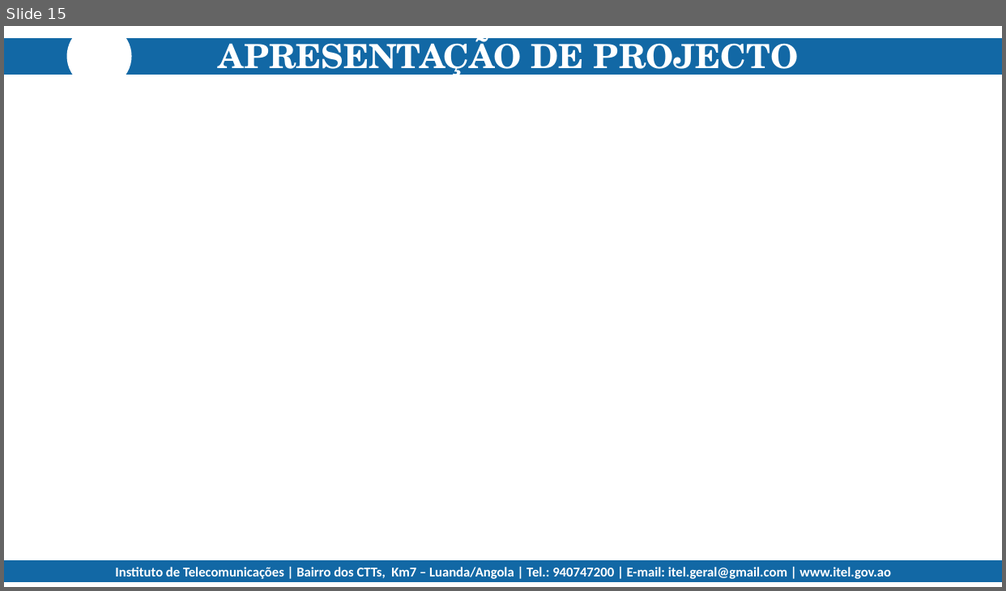
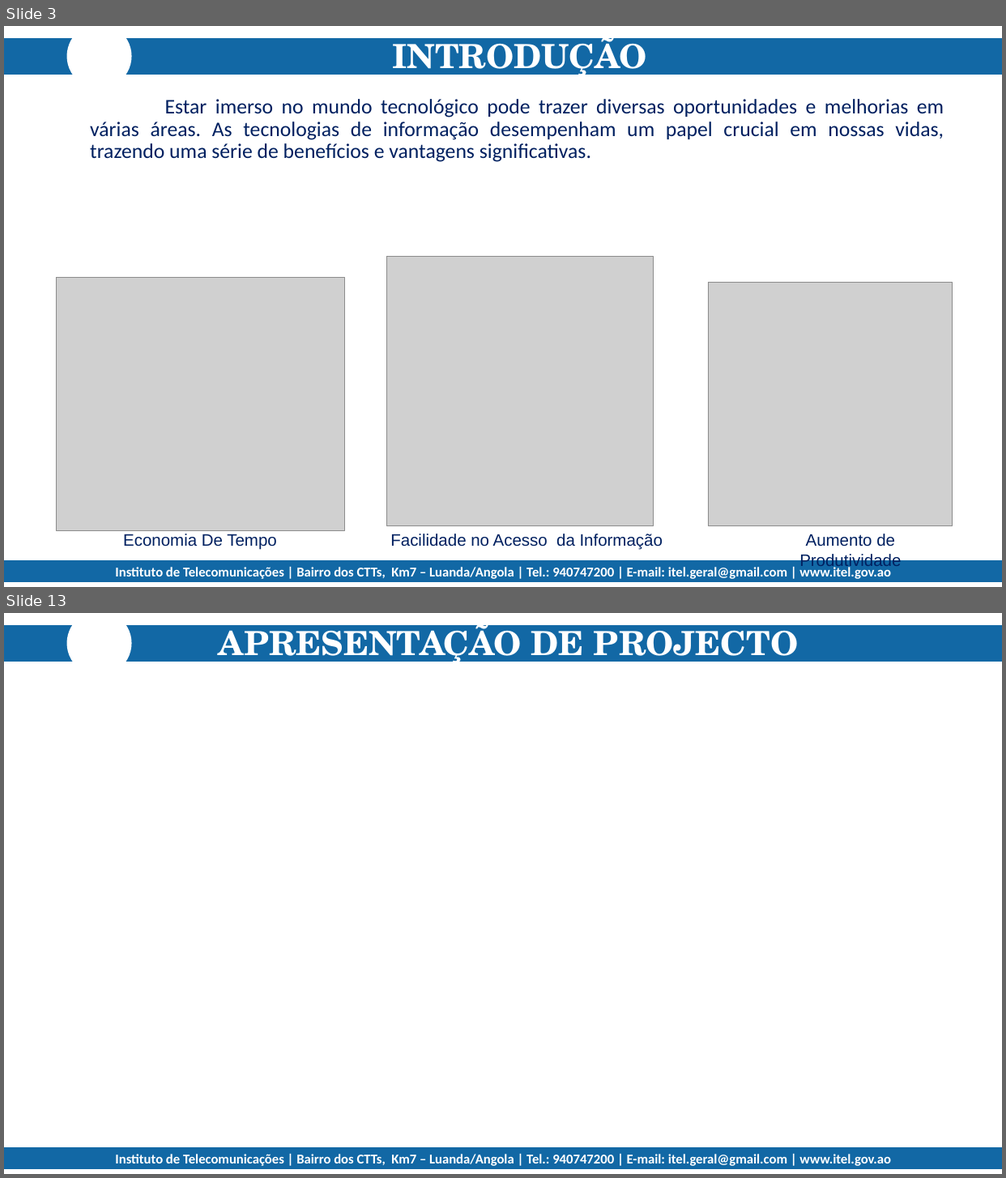
Before and after one commit to mariocosta2021/Jobs-PAP-2023-, a slide deck: _documentos/APRESENTAÇÃO DO PROJECTO.pptx. Shown one above the other, each under a label of ours: slide 15 before the commit, slides 3 and 13 after it; the slides between them are not shown. The pictures are 1006x591 and 1006x1178 pixels, drawn with LibreOffice and Linux fonts; fonts in the diff are those of the drawing; grey boxes stand for pictures; background and template pictures are left out. Boxes give left, top, right and bottom in pixels: in the first picture for what was removed or moved away, otherwise in the second. Text is boxed around its words. In the diff, an @@ line names an element or a change of style, - is before the commit and + after.

```diff
--- a/_documentos/APRESENTAÇÃO DO PROJECTO.pptx
+++ b/_documentos/APRESENTAÇÃO DO PROJECTO.pptx
@@ slide 3 added at [4, 26, 1002, 587], background #FFFFFF; not listed: 4 template elements that a slide beside it also shows @@
@@ subtitle added at [393, 35, 647, 79], 32 pt, text #FFFFFF, bold @@
+INTRODUÇÃO
@@ text added at [90, 99, 944, 162], 20 pt, text #002060 @@
+Estar imerso no mundo tecnológico pode trazer diversas oportunidades e melhorias em várias áreas. As tecnologias de informação desempenham um papel crucial em nossas vidas, trazendo uma série de benefícios e vantagens significativas.
@@ picture added at [386, 257, 653, 527] @@
@@ picture added at [56, 278, 344, 531] @@
@@ picture added at [709, 282, 953, 526] @@
@@ text added at [123, 534, 276, 550], 16 pt, text #002060 @@
+Economia De Tempo
@@ text added at [390, 534, 663, 550], 16 pt, text #002060 @@
+Facilidade no Acesso da Informação
@@ text added at [799, 534, 901, 570], 16 pt, text #002060 @@
+Aumento de Produtividade
@@ what was slide 15 is now slide 13 @@
```
Also in this commit, not shown: 6 slides changed, 5 other slides added, 8 slides removed, 30 other files.
